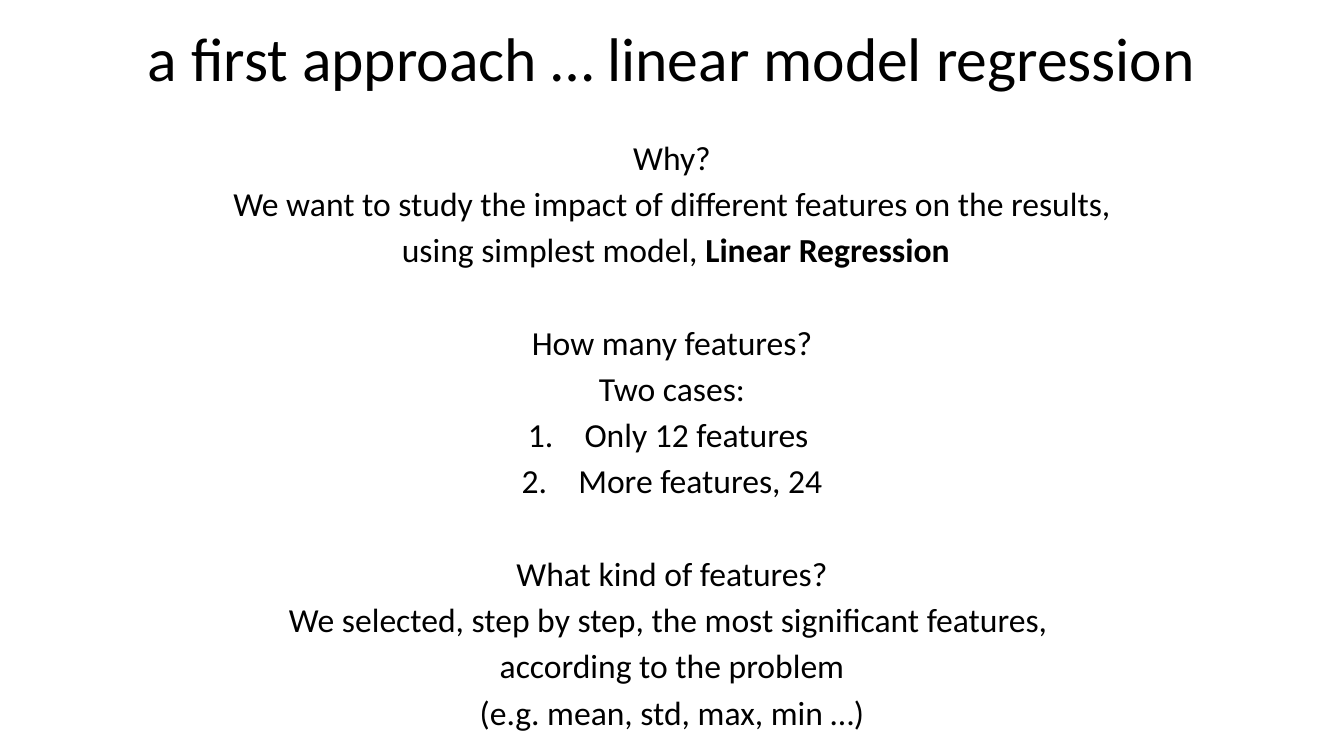
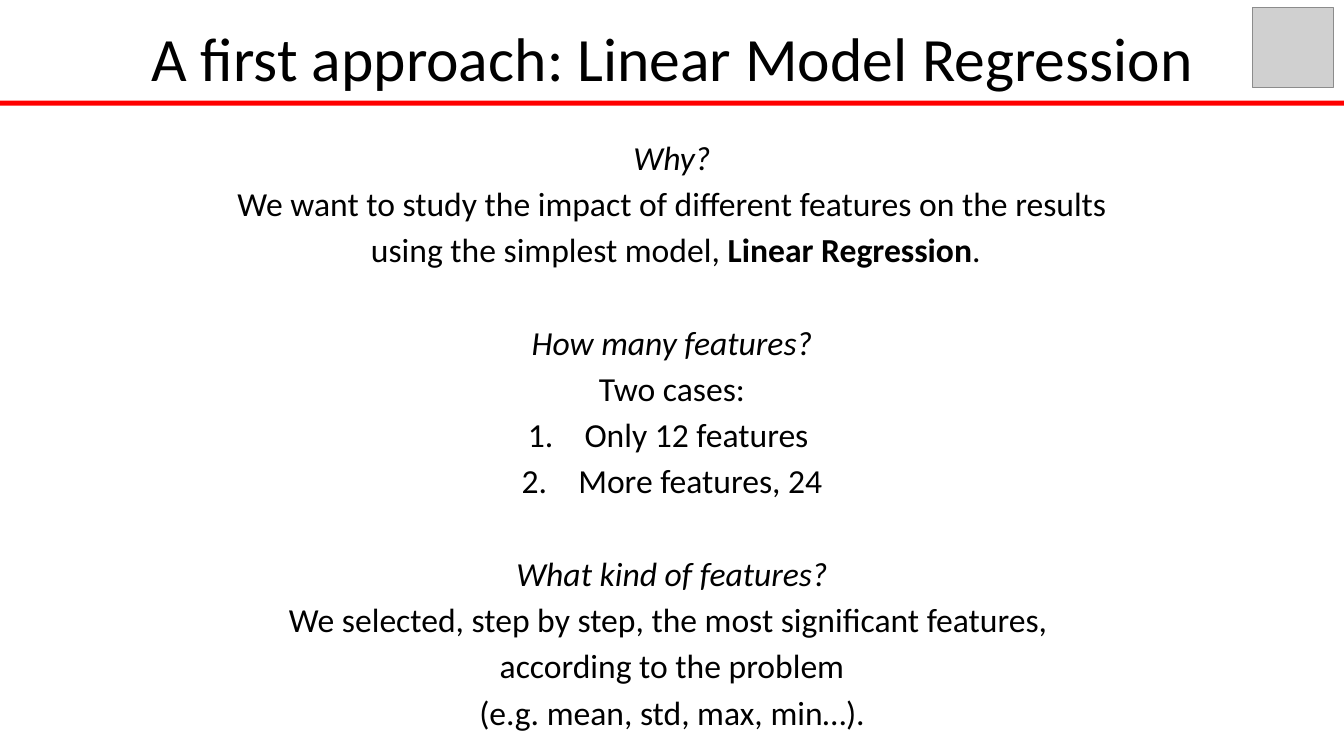
Before and after one commit to GiusTemp/kaggleunibo, a slide deck: slide 5 of slides/earthquakePrediction.pptx. Drawn at 1344x756 pixels with LibreOffice and Linux fonts; fonts in the diff are those of the drawing; grey boxes stand for pictures; background and template pictures are left out. Boxes give left, top, right and bottom in pixels: in the first picture for what was removed or moved away, otherwise in the second. Text is boxed around its words. In the diff, an @@ line names an element or a change of style, - is before the commit and + after.

```diff
--- a/slides/earthquakePrediction.pptx
+++ b/slides/earthquakePrediction.pptx
@@ picture added at [1253,7,1334,88] @@
@@ text at [151,38,1192,92]: text changed @@
-a first approach … linear model regression
+A first approach: Linear Model Regression
@@ rectangle added at [0,101,1344,106], fill #FF0000 @@
@@ text at [516,146,828,590]: italic on in "Why?", "How many features?", "What kind of features?" @@
@@ text at [237,192,1106,268]: text changed @@
-We want to study the impact of different features on the results,
-using simplest model, Linear Regression
+We want to study the impact of different features on the results
+using the simplest model, Linear Regression.
@@ text at [479,700,865,731]: text changed @@
-(e.g. mean, std, max, min …)
+(e.g. mean, std, max, min…).
```
Also in this commit, not shown: 14 other slides changed.
